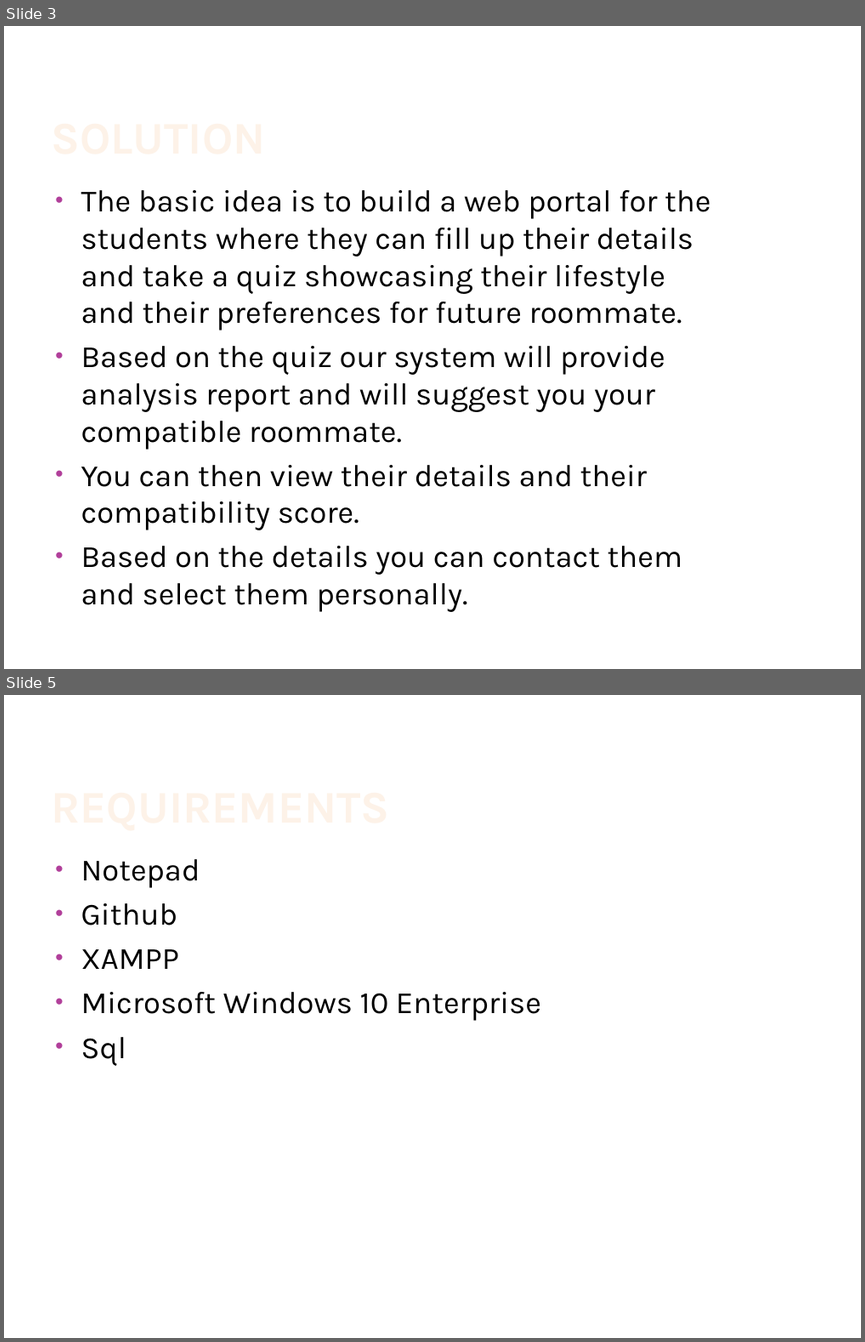
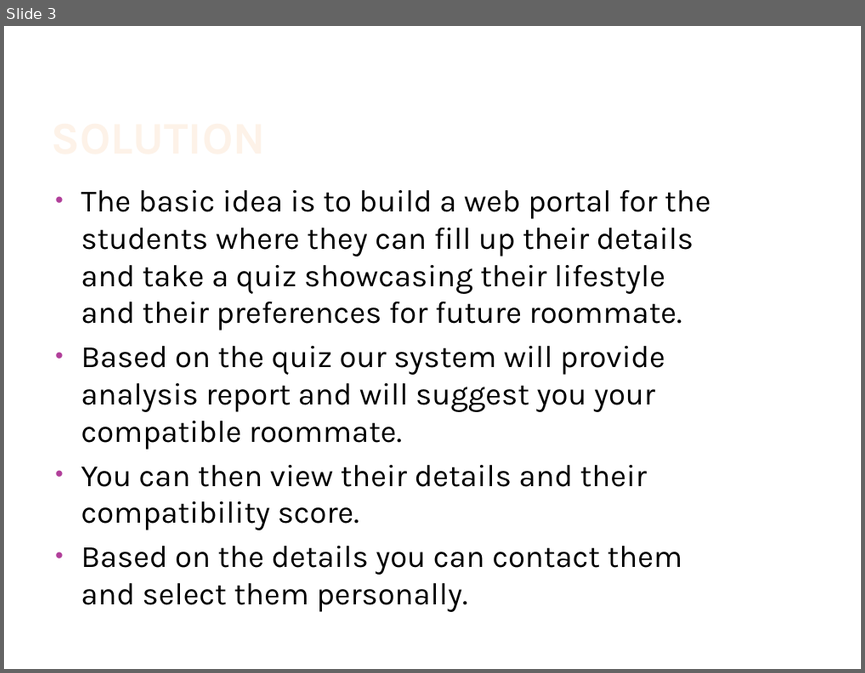
Before and after one commit to IshitaGuptaa/Team-7, a slide deck: Room Allocation Aid.pptx. Shown one above the other, each under a label of ours: slides 3 and 5 before the commit, slide 3 after it; the slides between them are not shown. The pictures are 865x1342 and 865x673 pixels, drawn with LibreOffice and Linux fonts; fonts in the diff are those of the drawing; background and template pictures are left out. Boxes give left, top, right and bottom in pixels: in the first picture for what was removed or moved away, otherwise in the second. Text is boxed around its words. In the diff, an @@ line names an element or a change of style, - is before the commit and + after.

```diff
--- a/Room Allocation Aid.pptx
+++ b/Room Allocation Aid.pptx
@@ slide 5 removed at <box>4,695,861,1338</box>, background #FFFFFF @@
@@ title removed at <box>46,725,726,832</box> @@
-REQUIREMENTS
@@ text removed at <box>81,859,541,1066</box> @@
-• Notepad
-• Github
-• XAMPP
-• Microsoft Windows 10 Enterprise
-• Sql
```
Also in this commit, not shown: 1 slide changed, 1 slide added.
